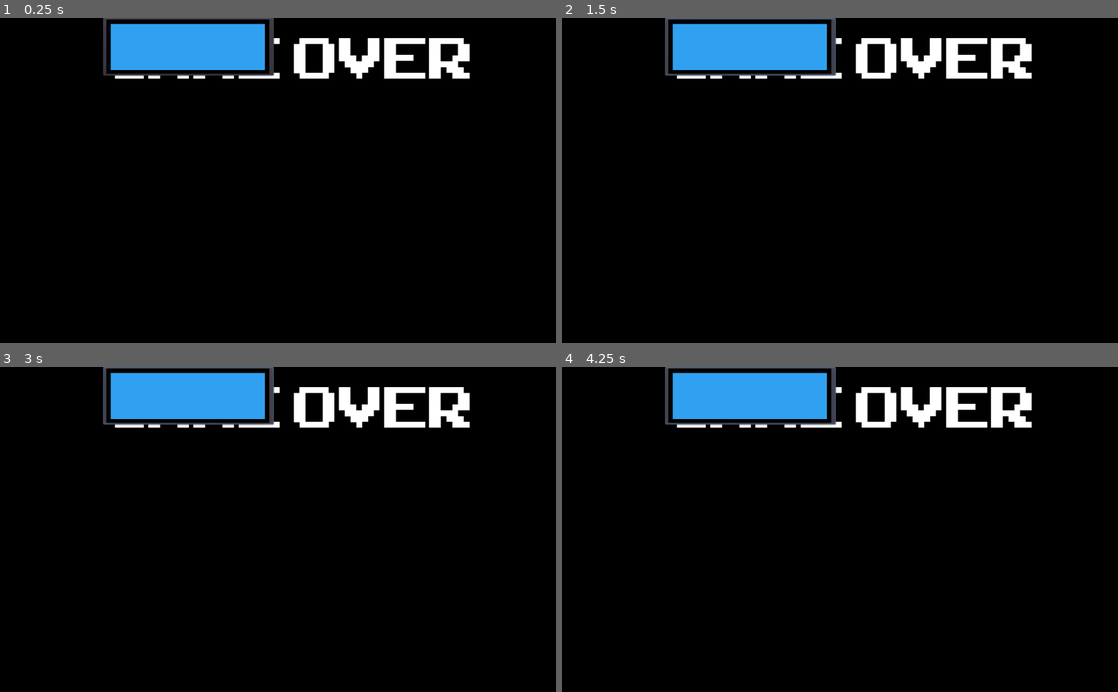
Above: before the commit, frames 1-4 (two rows, left to right).
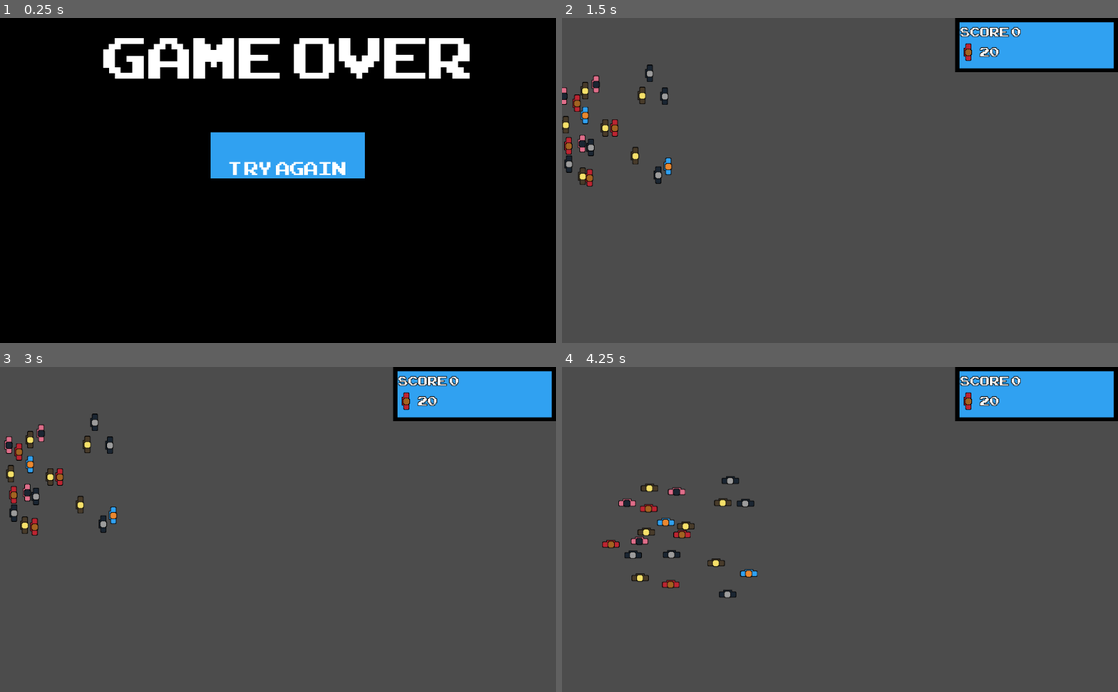
Above: after the commit, the same moments.

Repository: Robimy-gry/QGJ
Game: Godot game, scene res://GameOver.tscn
Same seed, same stepped clock (60 frames per second), same inputs: the game is played once before the commit and once after it. This scene is started directly instead of the project's main scene.
Inputs (mouse positions are in pixels of both pictures, inside the frame that each line leads up to):
- Up to frame 1 (0.25 s): no input
- Up to frame 2 (1.5 s): click "TRY AGAIN" at 0.5 s; click (751, 47) at 1.25 s, where only the run before the commit has a clickable "TRY AGAIN"
- Up to frame 3 (3 s): click (189, 396) at 2 s, where only the run before the commit has a clickable "TRY AGAIN"; tap Enter at 2.75 s; hold Right (ui_right) from 2.78 s (still down)
- Up to frame 4 (4.25 s): tap Space (ui_select) at 3.02, 3.77 s; release Right (ui_right) at 3.53 s; hold Down (ui_down) from 3.53 s (still down)

The runs differ from the first frame. In frame 1, 8.8% of the frame differs, in the area x 18-66%, y 0-50%; in frame 2, 99%; in frame 3, 99%; in frame 4, 99%, in the area x 0-100%, y 0-100%.

Commit message:
GameOver Scene
Added end game scene with button to try again

Diff:
--- /dev/null
+++ b/GameOver.gd
@@ -0,0 +1,4 @@
+extends Control
+
+func _on_Button_pressed():
+	get_tree().change_scene("res://World.tscn")
--- a/GameOver.tscn
+++ b/GameOver.tscn
@@ -1,16 +1,22 @@
-[gd_scene load_steps=5 format=2]
+[gd_scene load_steps=7 format=2]
 
 [ext_resource path="res://Sprites/bg.png" type="Texture" id=1]
 [ext_resource path="res://fonts/arcadeclassic/ARCADECLASSIC.TTF" type="DynamicFontData" id=2]
 [ext_resource path="res://Sprites/GUI/gui2.png" type="Texture" id=3]
+[ext_resource path="res://GameOver.gd" type="Script" id=4]
 
 [sub_resource type="DynamicFont" id=1]
 size = 150
 font_data = ExtResource( 2 )
 
+[sub_resource type="DynamicFont" id=2]
+size = 48
+font_data = ExtResource( 2 )
+
 [node name="GameOver" type="Control"]
 anchor_right = 1.0
 anchor_bottom = 1.0
+script = ExtResource( 4 )
 __meta__ = {
 "_edit_use_anchors_": false
 }
@@ -41,17 +47,31 @@
 text = "Game Over"
 
 [node name="HBoxContainer" type="HBoxContainer" parent="CenterContainer/VBoxContainer/Label"]
-margin_right = 40.0
-margin_bottom = 40.0
+anchor_right = 1.0
+anchor_bottom = 1.0
+margin_top = 200.0
 alignment = 1
+__meta__ = {
+"_edit_use_anchors_": true
+}
+
+[node name="Button" type="Button" parent="CenterContainer/VBoxContainer/Label/HBoxContainer"]
+margin_left = 184.0
+margin_right = 498.0
+margin_bottom = 106.0
+text = "TRY AGAIN"
+icon = ExtResource( 3 )
+flat = true
+clip_text = true
+
+[node name="Label" type="Label" parent="CenterContainer/VBoxContainer/Label/HBoxContainer/Button"]
+margin_left = 49.9667
+margin_top = 53.6679
+margin_right = 263.967
+margin_bottom = 102.668
+custom_fonts/font = SubResource( 2 )
+text = "TRY AGAIN"
 __meta__ = {
 "_edit_use_anchors_": false
 }
-
-[node name="Button" type="Button" parent="CenterContainer/VBoxContainer/Label/HBoxContainer"]
-margin_left = 34.0
-margin_right = 348.0
-margin_bottom = 106.0
-text = "TRY AGAIN"
-icon = ExtResource( 3 )
-clip_text = true
+[connection signal="pressed" from="CenterContainer/VBoxContainer/Label/HBoxContainer/Button" to="." method="_on_Button_pressed"]
--- /dev/null
+++ b/Node2D.gd
@@ -0,0 +1,5 @@
+extends Node2D
+
+
+var hs = get("_score")
+print(hs)
--- a/Obstacle.tscn
+++ b/Obstacle.tscn
@@ -20,4 +20,5 @@
 
 [node name="AudioStreamPlayer" type="AudioStreamPlayer" parent="."]
 stream = ExtResource( 4 )
+volume_db = -25.0
 [connection signal="body_entered" from="." to="." method="_on_Obstacle_body_entered"]
--- a/Player.tscn
+++ b/Player.tscn
@@ -20,14 +20,29 @@
 "name": "p4_down",
 "speed": 5.0
 }, {
-"frames": [ ExtResource( 5 ) ],
+"frames": [ ExtResource( 6 ) ],
 "loop": true,
-"name": "p2_right",
+"name": "p3_right",
 "speed": 5.0
 }, {
-"frames": [ ExtResource( 1 ) ],
+"frames": [ ExtResource( 3 ) ],
 "loop": true,
-"name": "p1_right",
+"name": "p5_right",
+"speed": 5.0
+}, {
+"frames": [ ExtResource( 7 ) ],
+"loop": true,
+"name": "p2_down",
+"speed": 5.0
+}, {
+"frames": [ ExtResource( 11 ) ],
+"loop": true,
+"name": "p1_down",
+"speed": 5.0
+}, {
+"frames": [ ExtResource( 9 ) ],
+"loop": true,
+"name": "p5_down",
 "speed": 5.0
 }, {
 "frames": [ ExtResource( 4 ) ],
@@ -40,29 +55,14 @@
 "name": "p3_down",
 "speed": 5.0
 }, {
-"frames": [ ExtResource( 3 ) ],
+"frames": [ ExtResource( 1 ) ],
 "loop": true,
-"name": "p5_right",
+"name": "p1_right",
 "speed": 5.0
 }, {
-"frames": [ ExtResource( 11 ) ],
+"frames": [ ExtResource( 5 ) ],
 "loop": true,
-"name": "p1_down",
-"speed": 5.0
-}, {
-"frames": [ ExtResource( 6 ) ],
-"loop": true,
-"name": "p3_right",
-"speed": 5.0
-}, {
-"frames": [ ExtResource( 7 ) ],
-"loop": true,
-"name": "p2_down",
-"speed": 5.0
-}, {
-"frames": [ ExtResource( 9 ) ],
-"loop": true,
-"name": "p5_down",
+"name": "p2_right",
 "speed": 5.0
 } ]
 
@@ -83,3 +83,4 @@
 
 [node name="AudioStreamPlayer" type="AudioStreamPlayer" parent="."]
 stream = ExtResource( 12 )
+volume_db = -25.0
--- a/World.gd
+++ b/World.gd
@@ -36,6 +36,11 @@
 func people_update():
 	people_count -= 1
 	update_GUI()
+	if people_count < 1:
+		end_game()
 
 func star_visible():
 	get_tree().call_group("GUI", "star_visible")
+
+func end_game():
+	get_tree().change_scene("res://GameOver.tscn")
--- a/World.tscn
+++ b/World.tscn
@@ -28,6 +28,8 @@
 position = Vector2( 1022.2, 290 )
 spawnScene = ExtResource( 6 )
 timerPath = NodePath("../PowerupSpawner/Timer")
+minWaitTime = 15.0
+maxWaitTime = 30.0
 
 [node name="GUI" parent="." instance=ExtResource( 3 )]
 
